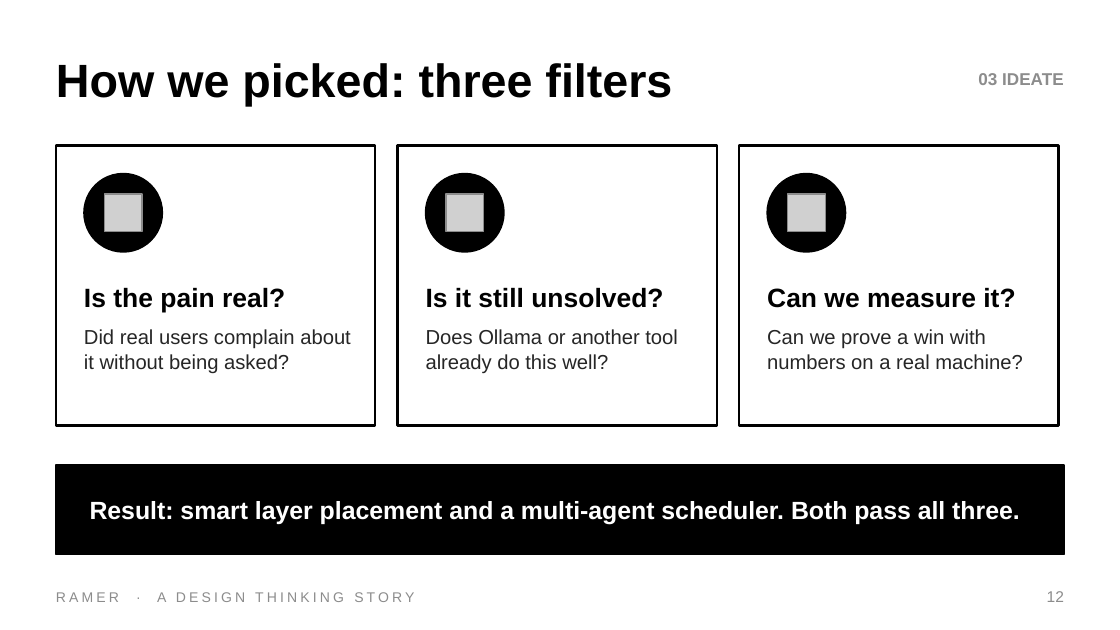
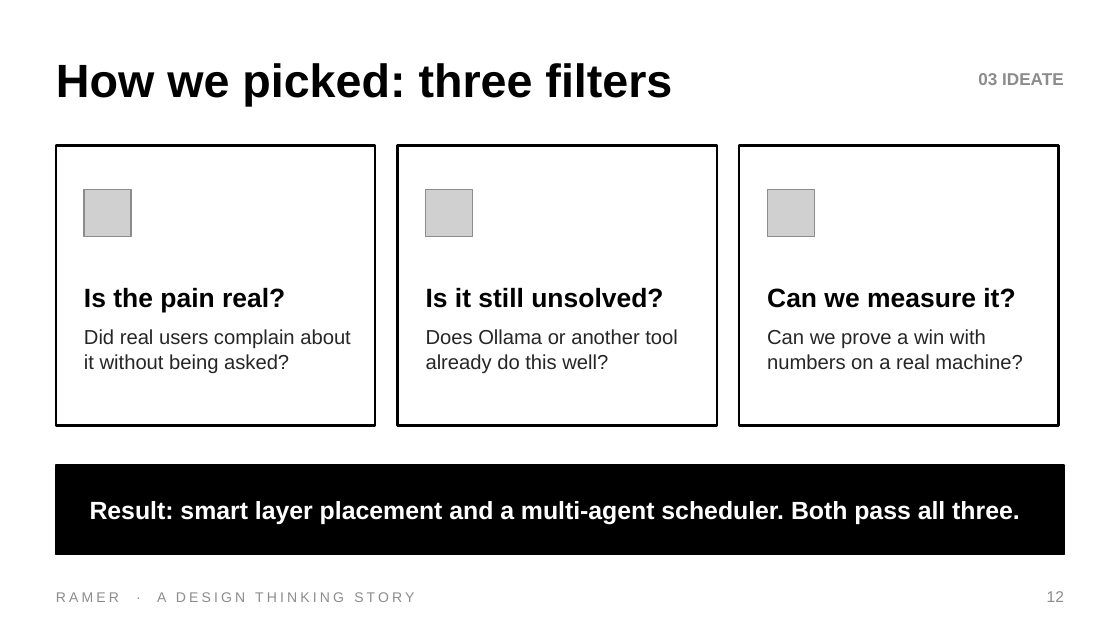
Before and after one commit to DrNeel11/tvarin, a slide deck: slide 12 of docs/Ramer_Design_Thinking.pptx. Drawn at 1120x630 pixels with LibreOffice and Linux fonts; fonts in the diff are those of the drawing; grey boxes stand for pictures. Boxes give left, top, right and bottom in pixels: in the first picture for what was removed or moved away, otherwise in the second. Text is boxed around its words. In the diff, an @@ line names an element or a change of style, - is before the commit and + after.

```diff
--- a/docs/Ramer_Design_Thinking.pptx
+++ b/docs/Ramer_Design_Thinking.pptx
@@ ellipse removed at [84, 174, 162, 252] @@
@@ ellipse removed at [426, 174, 504, 252] @@
@@ ellipse removed at [767, 174, 846, 252] @@
@@ picture added at [84, 189, 131, 236] @@
@@ picture removed at [104, 194, 142, 232] @@
@@ picture added at [426, 189, 473, 236] @@
@@ picture removed at [446, 194, 484, 232] @@
@@ picture added at [767, 189, 814, 236] @@
@@ picture removed at [787, 194, 825, 232] @@
```
Also in this commit, not shown: 14 other slides changed.
